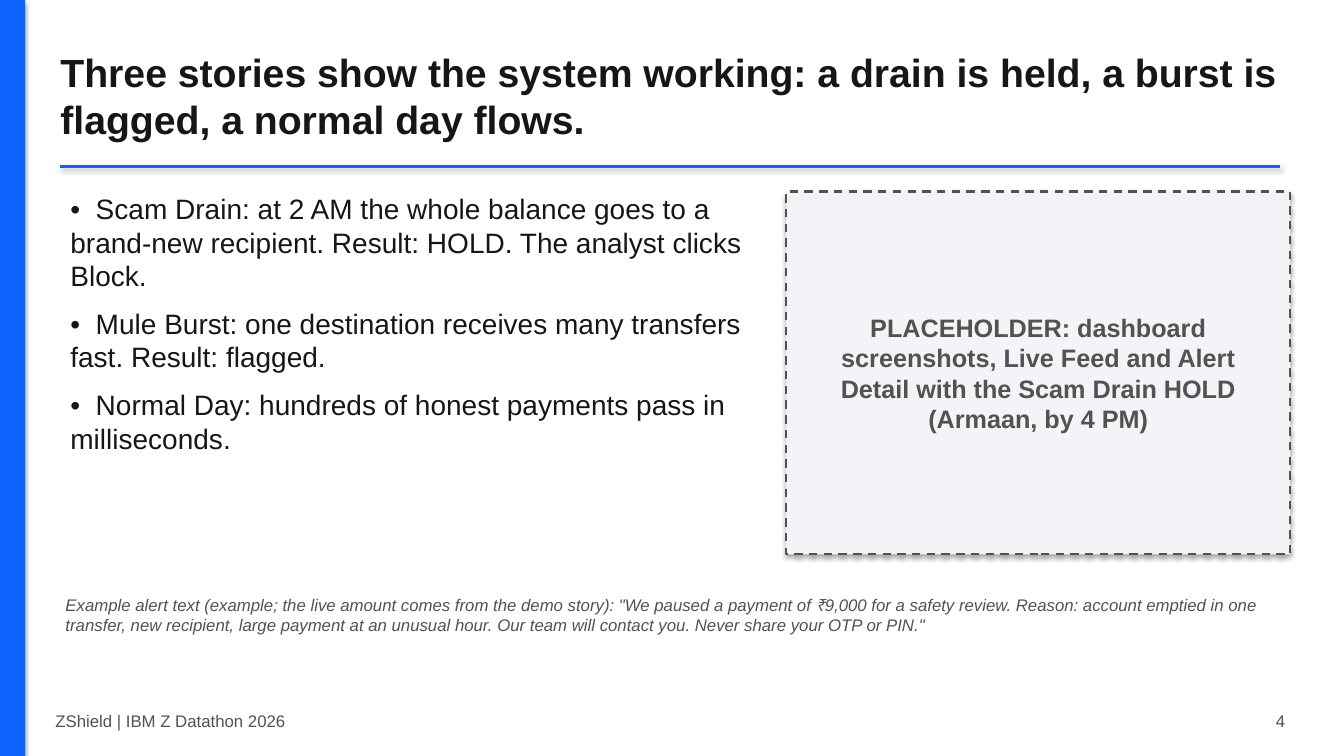
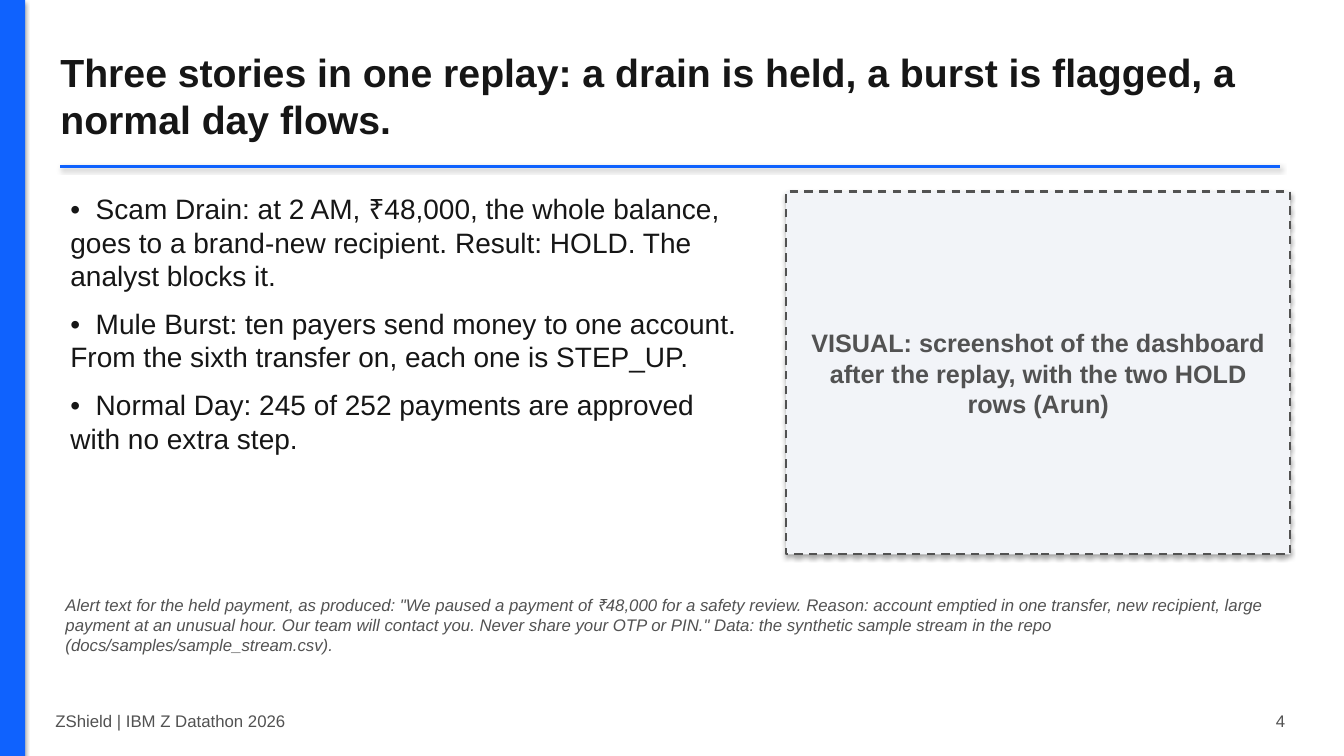
Before and after one commit to Vishaal1409/zshield, a slide deck: slide 4 of docs/deck/ZShield_deck_draft.pptx. Drawn at 1344x756 pixels with LibreOffice and Linux fonts; fonts in the diff are those of the drawing. Boxes give left, top, right and bottom in pixels: in the first picture for what was removed or moved away, otherwise in the second. Text is boxed around its words. In the diff, an @@ line names an element or a change of style, - is before the commit and + after.

```diff
--- a/docs/deck/ZShield_deck_draft.pptx
+++ b/docs/deck/ZShield_deck_draft.pptx
@@ text at <box>60,58,1235,142</box>: text changed @@
-Three stories show the system working: a drain is held, a burst is flagged, a normal day flows.
+Three stories in one replay: a drain is held, a burst is flagged, a normal day flows.
@@ text at <box>70,198,736,454</box>: text changed @@
-• Scam Drain: at 2 AM the whole balance goes to a brand-new recipient. Result: HOLD. The analyst clicks Block.
-• Mule Burst: one destination receives many transfers fast. Result: flagged.
-• Normal Day: hundreds of honest payments pass in milliseconds.
+• Scam Drain: at 2 AM, ₹48,000, the whole balance, goes to a brand-new recipient. Result: HOLD. The analyst blocks it.
+• Mule Burst: ten payers send money to one account. From the sixth transfer on, each one is STEP_UP.
+• Normal Day: 245 of 252 payments are approved with no extra step.
@@ text in rectangle at <box>811,333,1265,418</box>: text changed @@
-PLACEHOLDER: dashboard screenshots, Live Feed and Alert Detail with the Scam Drain HOLD (Armaan, by 4 PM)
+VISUAL: screenshot of the dashboard after the replay, with the two HOLD rows (Arun)
@@ text at <box>65,599,1262,655</box>: text changed @@
-Example alert text (example; the live amount comes from the demo story): "We paused a payment of ₹9,000 for a safety review. Reason: account emptied in one transfer, new recipient, large payment at an unusual hour. Our team will contact you. Never share your OTP or PIN."
+Alert text for the held payment, as produced: "We paused a payment of ₹48,000 for a safety review. Reason: account emptied in one transfer, new recipient, large payment at an unusual hour. Our team will contact you. Never share your OTP or PIN." Data: the synthetic sample stream in the repo (docs/samples/sample_stream.csv).
```
Also in this commit, not shown: 10 other slides changed, 11 other files.
